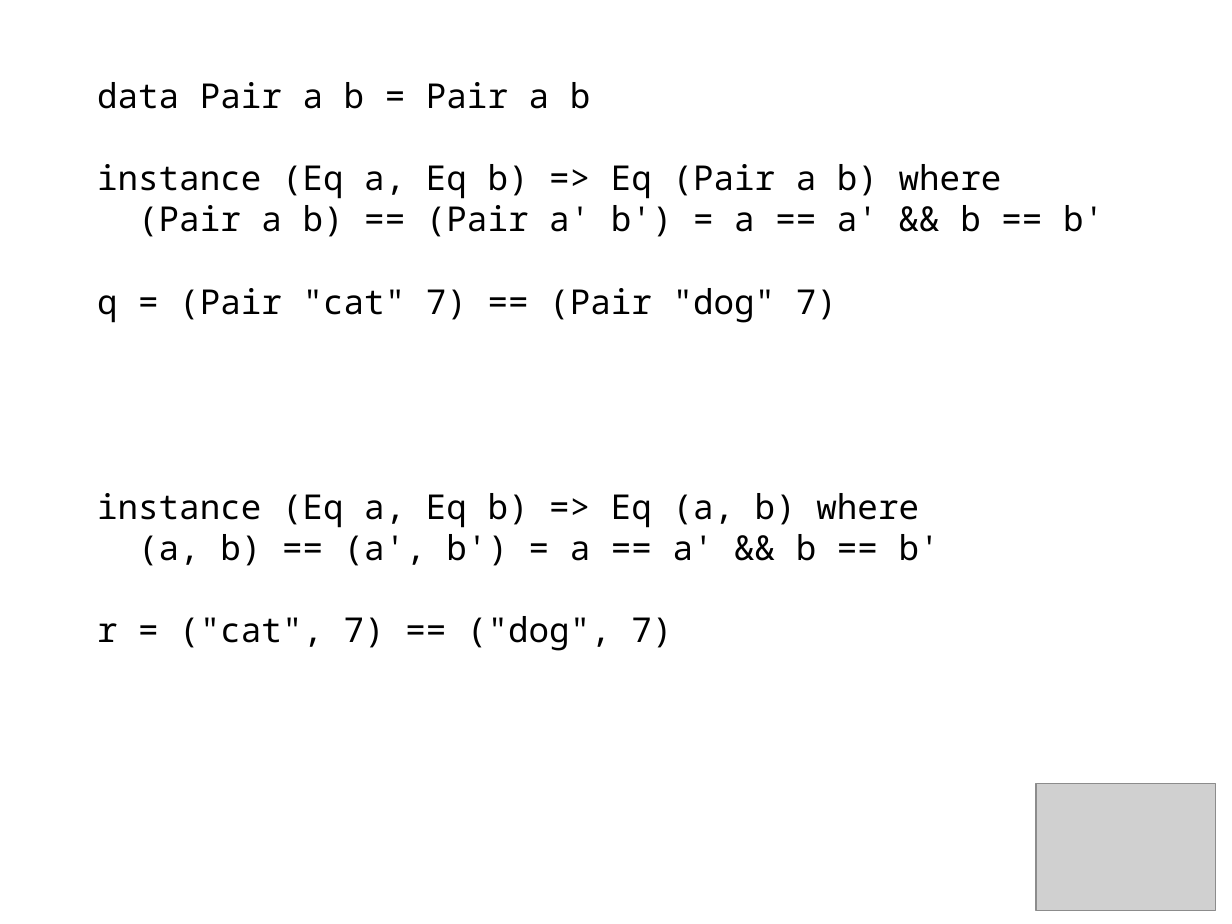
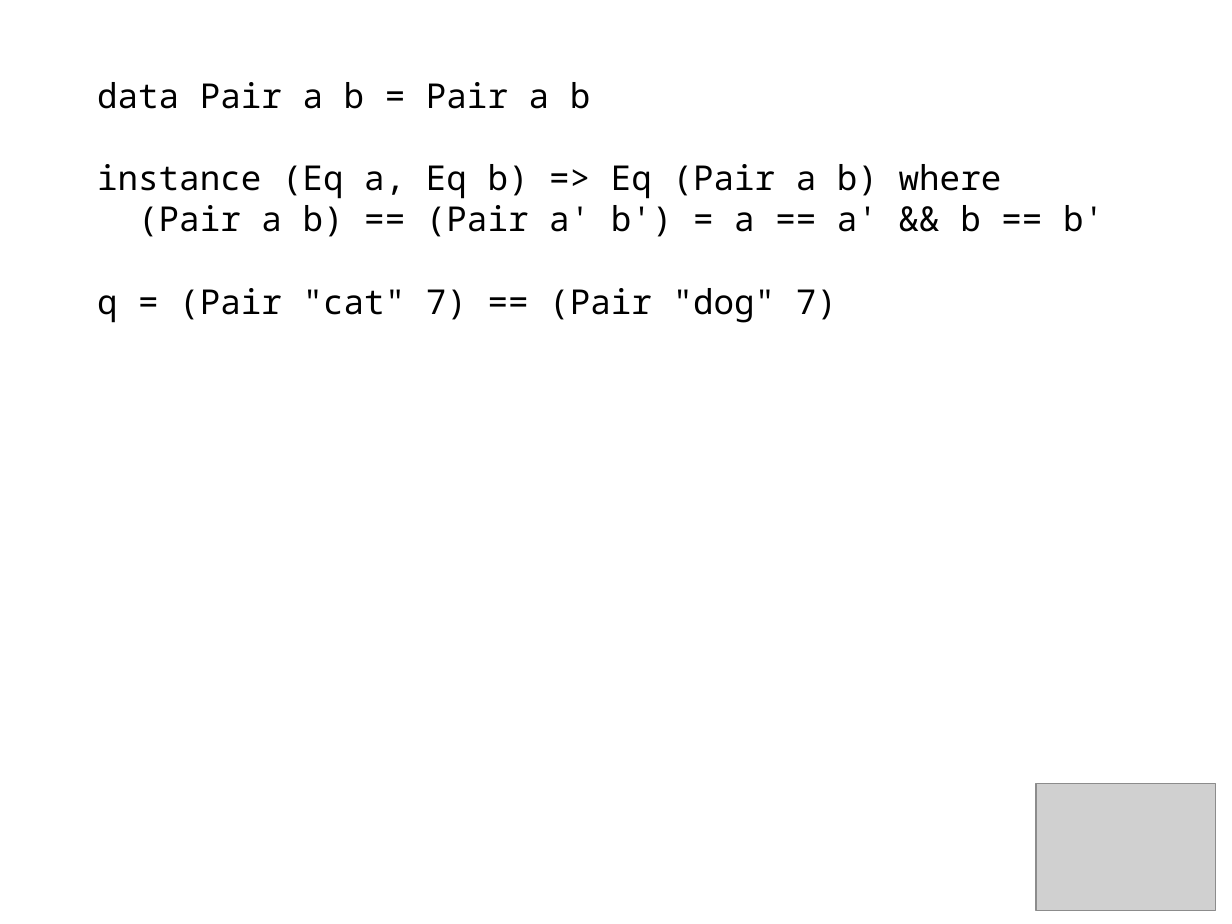
Before and after one commit to techtangents/javaeq, a slide deck: slide 39 of eq.pptx (slide 40 before the commit). Drawn at 1232x924 pixels with LibreOffice and Linux fonts; fonts in the diff are those of the drawing; grey boxes stand for pictures. Boxes give left, top, right and bottom in pixels: in the first picture for what was removed or moved away, otherwise in the second. Text is boxed around its words. In the diff, an @@ line names an element or a change of style, - is before the commit and + after.

```diff
--- a/eq.pptx
+++ b/eq.pptx
@@ text at (x1=97, y1=493, x2=940, y2=651): paragraphs removed @@
-instance (Eq a, Eq b) => Eq (a, b) where
-(a, b) == (a', b') = a == a' && b == b'
-r = ("cat", 7) == ("dog", 7)
```
Also in this commit, not shown: 1 other slide changed, 2 slides added, 6 slides removed.
